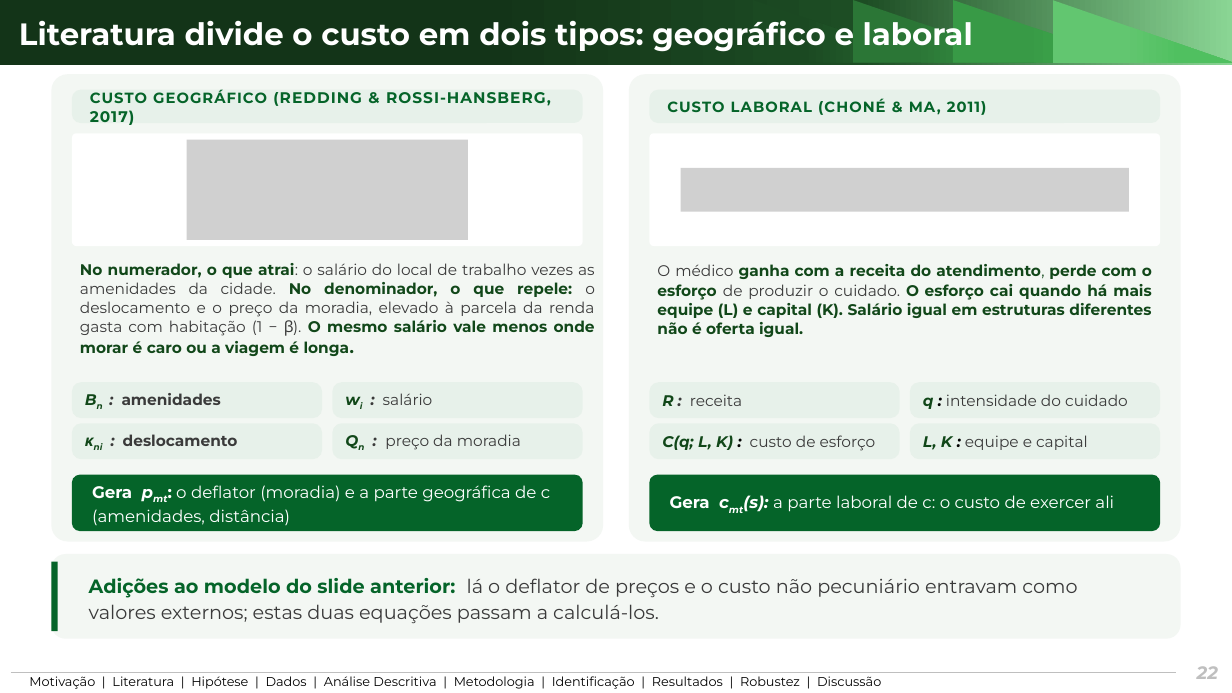
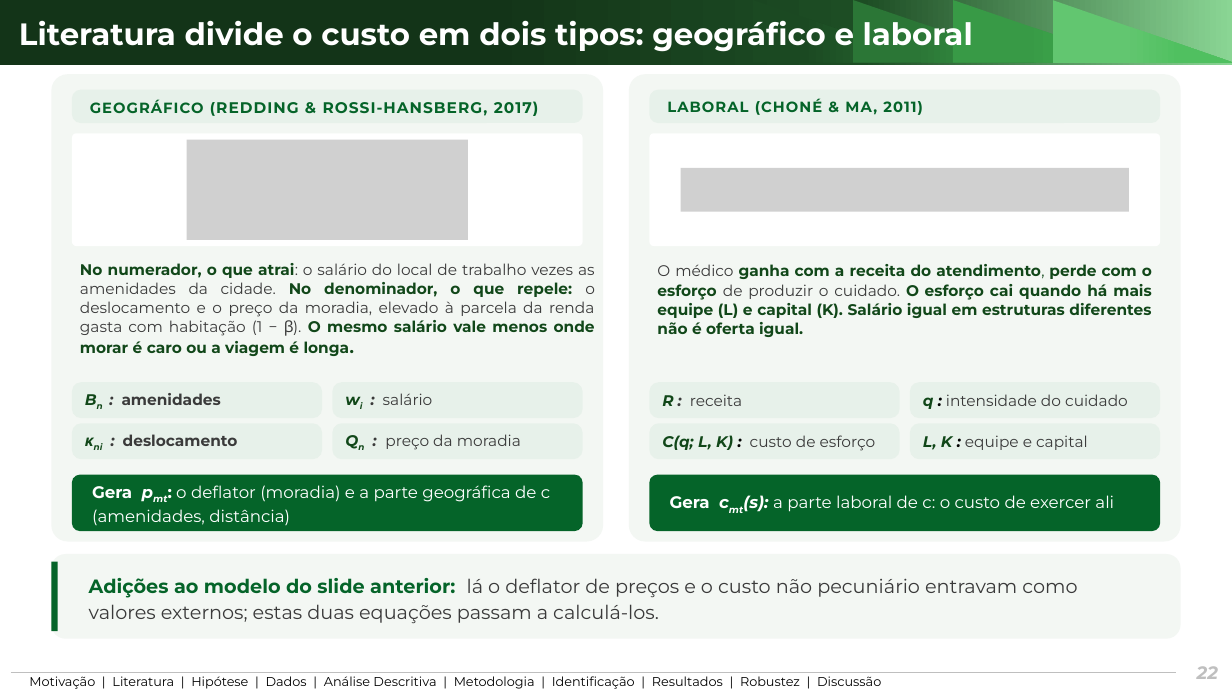
Before and after one commit to ka1victor/impact-eval-health-econ-pmme, a slide deck: slide 22 of output/apresentacao_banca_final/deck_banca_final.pptx. Drawn at 1232x693 pixels with LibreOffice and Linux fonts; fonts in the diff are those of the drawing; grey boxes stand for pictures; background and template pictures are left out. Boxes give left, top, right and bottom in pixels: in the first picture for what was removed or moved away, otherwise in the second. Text is boxed around its words. In the diff, an @@ line names an element or a change of style, - is before the commit and + after.

```diff
--- a/output/apresentacao_banca_final/deck_banca_final.pptx
+++ b/output/apresentacao_banca_final/deck_banca_final.pptx
@@ text in rounded rectangle at [90, 99, 539, 116]: text changed @@
-CUSTO GEOGRÁFICO (REDDING & ROSSI-HANSBERG, 2017)
+GEOGRÁFICO (REDDING & ROSSI-HANSBERG, 2017)
@@ text in rounded rectangle at [667, 98, 923, 115]: text changed @@
-CUSTO LABORAL (CHONÉ & MA, 2011)
+LABORAL (CHONÉ & MA, 2011)
```
Also in this commit, not shown: 4 other slides changed, 4 other files.
